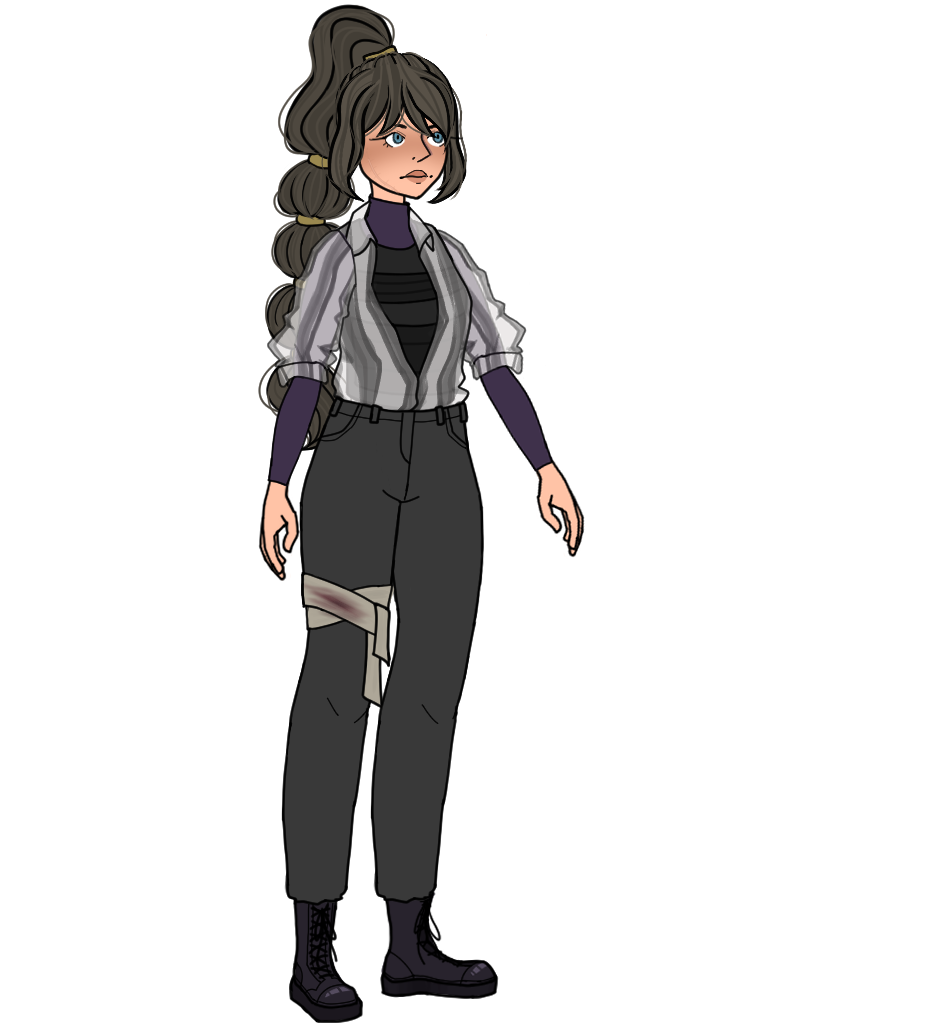
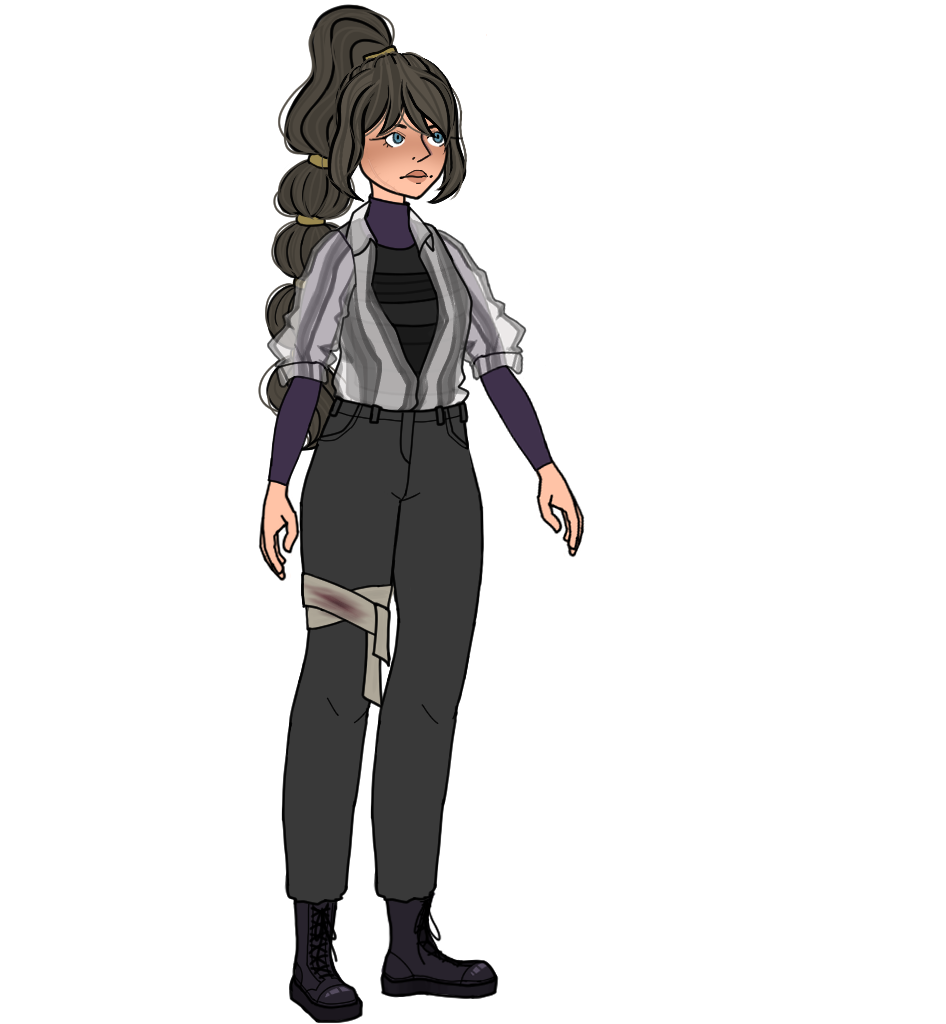
Before/after of a 946 x 1024 layered artwork. What changed in the layer stack:
removed layer "prawa_noga_gora" from group "spodnie" over [315, 425, 420, 506]
moved "krocze" above "prawa_noga_dol", painted on it over [317, 417, 473, 506]
painted on "prawa_noga_dol" over [315, 417, 416, 506]
removed layer "lewa_noga_gora" from group "spodnie" over [384, 433, 473, 506]
painted on "lewa_noga_dol" over [386, 433, 473, 506]
removed layer "prawe_przedramie" from group "reka prawa" over [315, 425, 325, 447]
painted on "prawa_dlon" over [315, 417, 328, 447]
painted on "lewa_dlon" over [465, 433, 473, 469]
